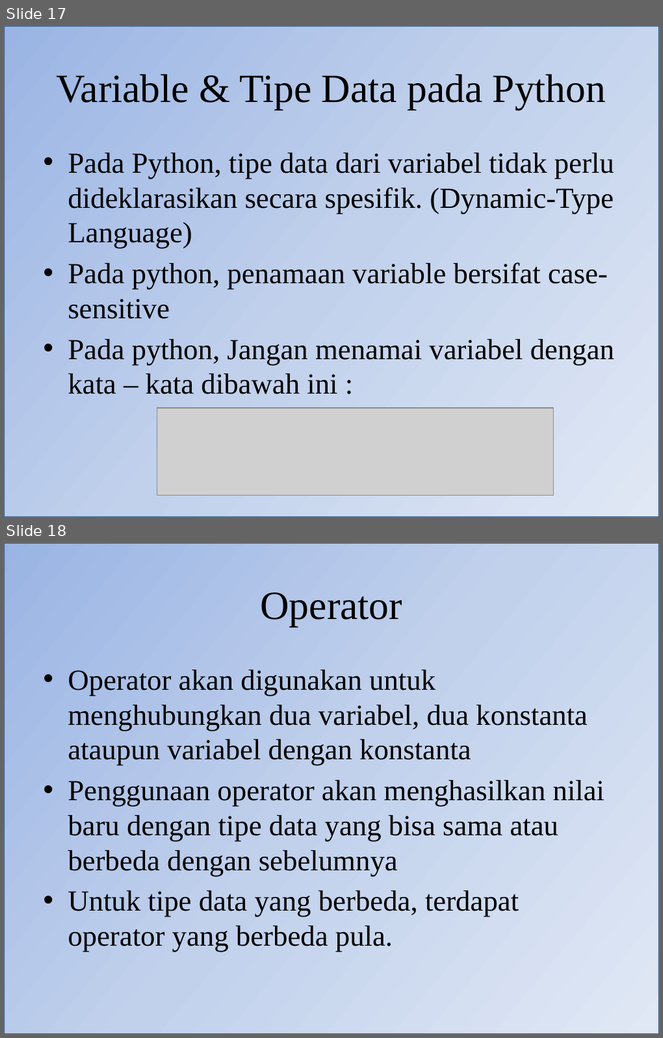
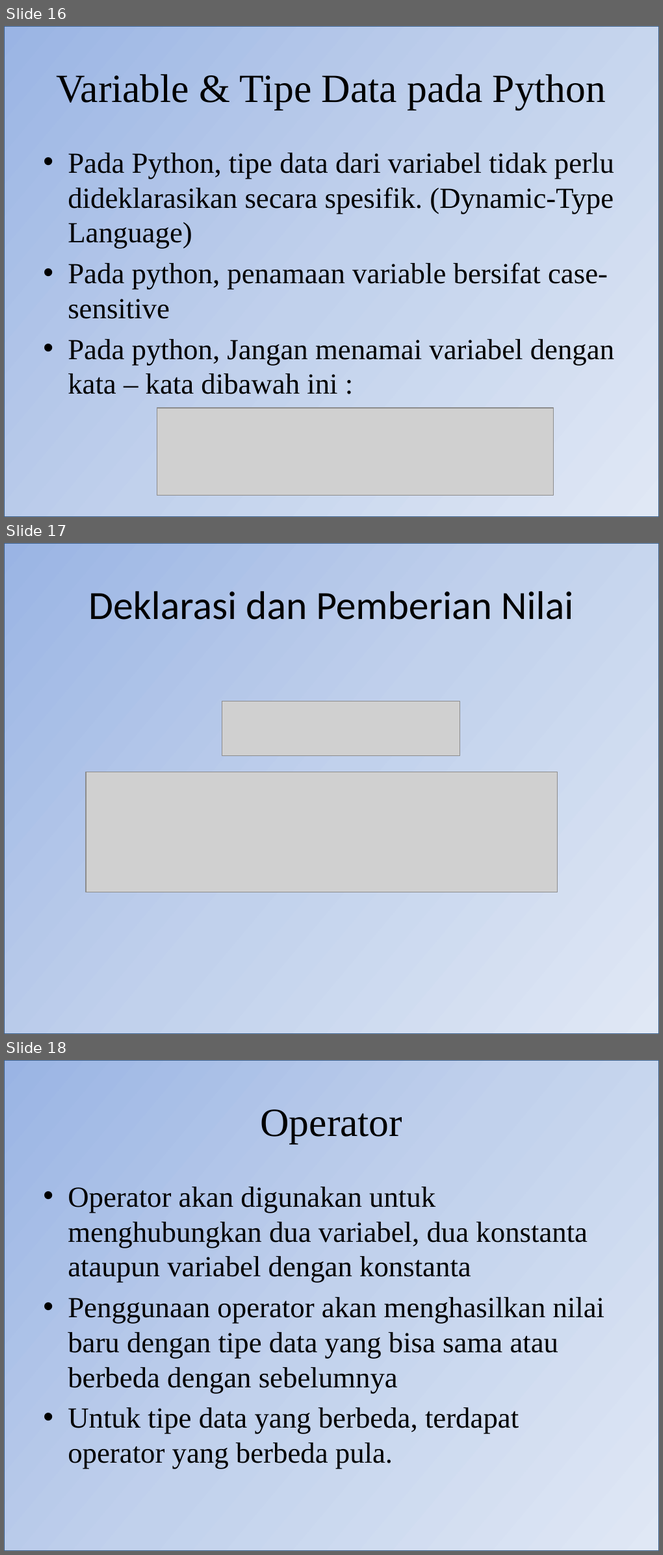
Before and after one commit to blodstone/Pengantar-Algoritma, a slide deck: Presentasi/Pertemuan 2 Pengenalan Algoritma.pptx. Shown one above the other, each under a label of ours: slides 17 and 18 before the commit, slides 16, 17 and 18 after it. The pictures are 663x1038 and 663x1555 pixels, drawn with LibreOffice and Linux fonts; fonts in the diff are those of the drawing; grey boxes stand for pictures. Boxes give left, top, right and bottom in pixels: in the first picture for what was removed or moved away, otherwise in the second. Text is boxed around its words. In the diff, an @@ line names an element or a change of style, - is before the commit and + after.

```diff
--- a/Presentasi/Pertemuan 2 Pengenalan Algoritma.pptx
+++ b/Presentasi/Pertemuan 2 Pengenalan Algoritma.pptx
@@ slide 17 added at [4, 543, 659, 1034], background #FFFFFF; not listed: 1 template element that a slide beside it also shows @@
@@ title added at [88, 591, 574, 620], 44 pt, text #000000 @@
+Deklarasi dan Pemberian Nilai
@@ picture added at [222, 702, 460, 756] @@
@@ picture added at [86, 772, 558, 892] @@
@@ what was slide 17 is now slide 16 @@
```
Also in this commit, not shown: 1 slide changed, 1 slide removed, 1 other file.
